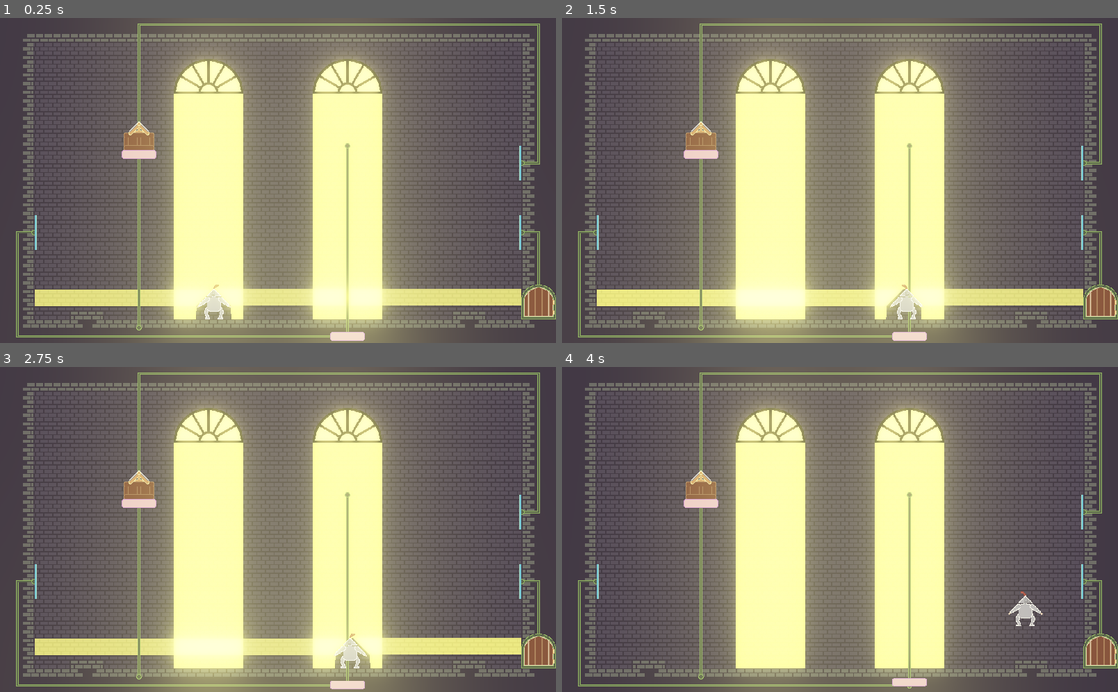
Above: before the commit, frames 1-4 (two rows, left to right).
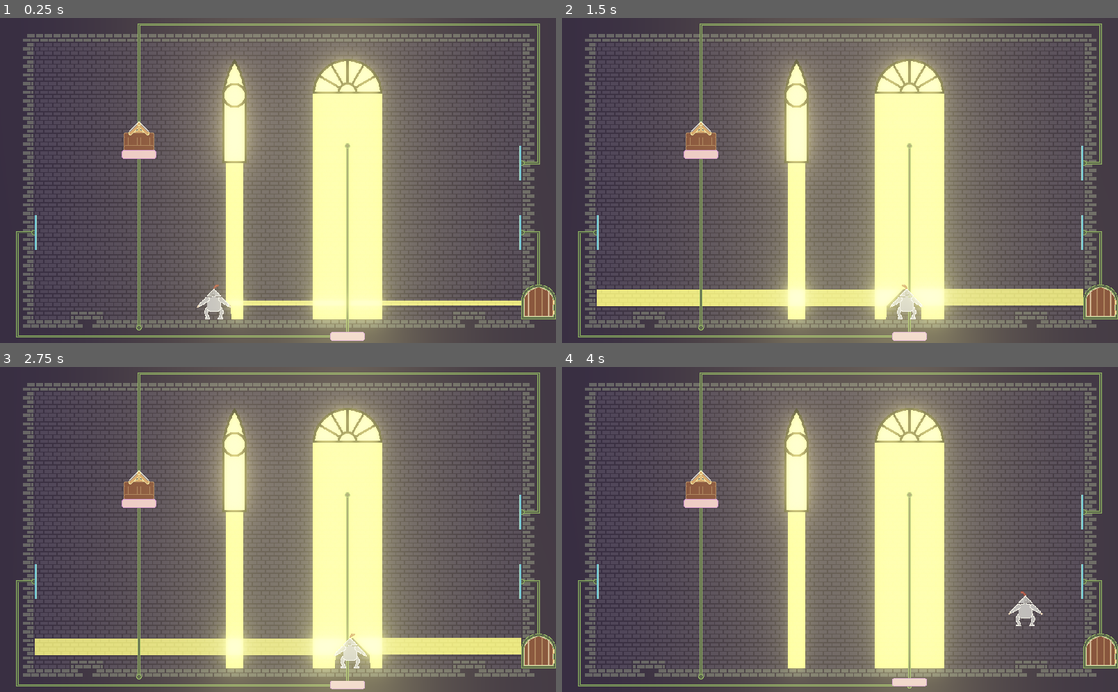
Above: after the commit, the same moments.

Repository: marc-jones/game-off-2022
Game: Godot game, scene res://nodes/levels/LevelA.tscn
Same seed, same stepped clock (60 frames per second), same inputs: the game is played once before the commit and once after it. This scene is started directly instead of the project's main scene.
Inputs (mouse positions are in pixels of both pictures, inside the frame that each line leads up to):
- Up to frame 1 (0.25 s): no input
- Up to frame 2 (1.5 s): tap Enter at 0.5 s; move the mouse to (962, 164) at 0.52 s; hold Right (move_right) from 0.53 s (still down); tap Down (crouch) at 0.6, 1.35 s; tap Space (jump) at 0.77 s; move the mouse to (728, 196) at 1.27 s
- Up to frame 3 (2.75 s): tap Space (jump) at 1.52 s; move the mouse to (333, 458) at 2.02 s; release Right (move_right) at 2.03 s; hold Left (move_left) from 2.03 s (still down); tap Down (crouch) at 2.1 s
- Up to frame 4 (4 s): move the mouse to (812, 594) at 2.77 s; release Left (move_left) at 2.78 s; hold Right (move_right) from 2.78 s (still down); tap Down (crouch) at 2.85, 3.6 s; tap Space (jump) at 3.02, 3.77 s; move the mouse to (1006, 578) at 3.52 s

The runs differ from the first frame. In frame 1, 20% of the frame differs, in the area x 6-94%, y 5-100%; in frame 2, 17%; in frame 3, 16%; in frame 4, 14%.

Commit message:
Narrow window

Diff:
--- /dev/null
+++ b/nodes/NarrowWindow.tscn
@@ -0,0 +1,13 @@
+[gd_scene load_steps=3 format=2]
+
+[ext_resource path="res://assets/window/narrow_outside.png" type="Texture" id=1]
+[ext_resource path="res://assets/window/narrow_frame.png" type="Texture" id=2]
+
+[node name="NarrowWindow" type="Node2D"]
+
+[node name="Outside" type="Sprite" parent="."]
+modulate = Color( 1.25, 1.25, 1, 1 )
+texture = ExtResource( 1 )
+
+[node name="Frame" type="Sprite" parent="."]
+texture = ExtResource( 2 )
--- a/nodes/levels/LevelA.tscn
+++ b/nodes/levels/LevelA.tscn
@@ -7,6 +7,7 @@
 [ext_resource path="res://nodes/Wiring.tscn" type="PackedScene" id=5]
 [ext_resource path="res://assets/mirror_holder.png" type="Texture" id=6]
 [ext_resource path="res://scripts/LevelScene.gd" type="Script" id=7]
+[ext_resource path="res://nodes/NarrowWindow.tscn" type="PackedScene" id=8]
 [ext_resource path="res://nodes/LevelExit.tscn" type="PackedScene" id=9]
 [ext_resource path="res://nodes/Platform.tscn" type="PackedScene" id=11]
 [ext_resource path="res://nodes/PlatformTrack.tscn" type="PackedScene" id=12]
@@ -58,8 +59,8 @@
 format = 1
 tile_data = PoolIntArray( -1, 2, 1, -65536, 2, 2, -65535, 2, 2, -65534, 2, 2, -65533, 2, 2, -65532, 2, 2, -65531, 2, 2, …(3250 unchanged characters)…
 
-[node name="SmallWindow" parent="." instance=ExtResource( 2 )]
-position = Vector2( 384, 108 )
+[node name="NarrowWindow" parent="." instance=ExtResource( 8 )]
+position = Vector2( 432, 172 )
 
 [node name="SmallWindow2" parent="." instance=ExtResource( 2 )]
 position = Vector2( 640, 108 )
@@ -81,7 +82,7 @@
 
 [node name="Line2D2" type="Line2D" parent="LightManager/Origins"]
 position = Vector2( 64, 64 )
-points = PoolVector2Array( 256, 76, 384, 76, 384, 124 )
+points = PoolVector2Array( 352, 204, 384, 204, 384, 252 )
 default_color = Color( 1, 1, 1, 1 )
 end_cap_mode = 2
 
Binary file added: assets/window/narrow_frame.png
Not shown, added: assets/window/narrow_frame.png.import
Binary file added: assets/window/narrow_outside.png
Not shown, added: assets/window/narrow_outside.png.import
Not shown: 1 places in nodes/levels/LevelA.tscn that only renumber resources
